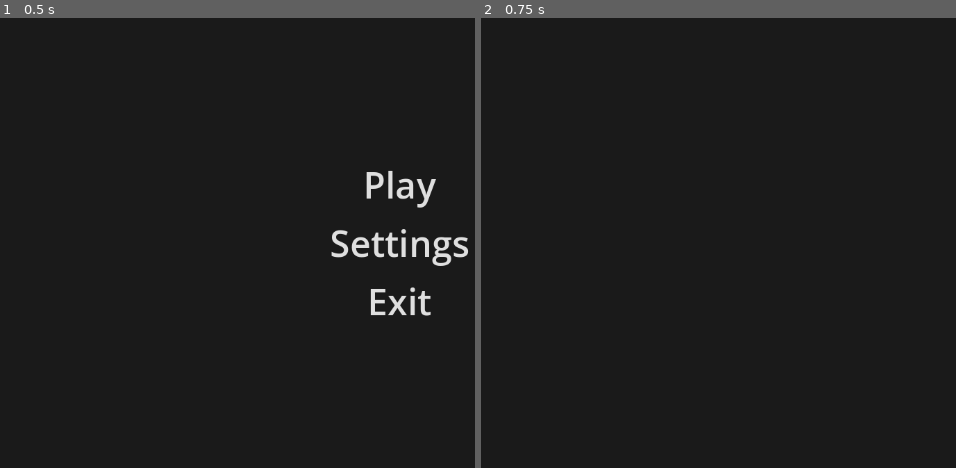
Above: before the commit, frames 1-2 (left to right).
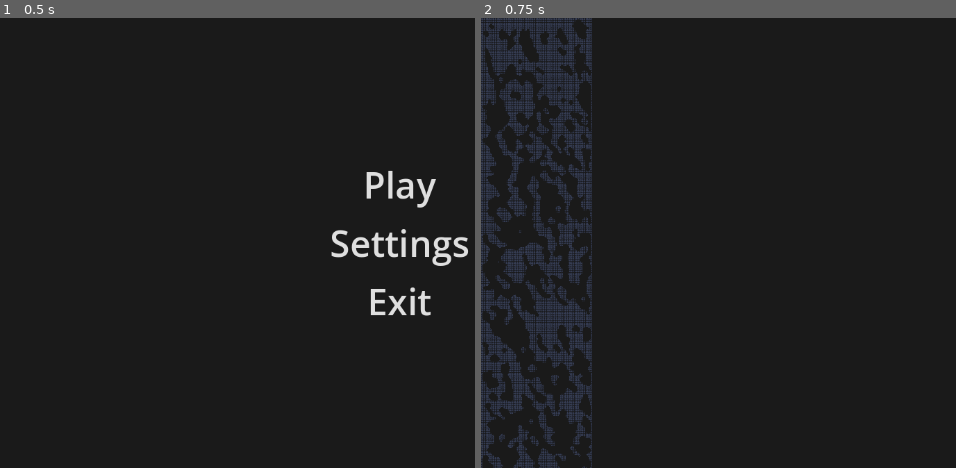
Above: after the commit, the same moments.

Repository: Ahumayed/wild-jam-81
Game: Godot game, scene res://scenes/main_menu.tscn
Same seed, same stepped clock (60 frames per second), same inputs: the game is played once before the commit and once after it. The engine's default icon, where the game draws it, is replaced by a stand-in: a white triangle on a blue panel in a dark square.
Inputs:
- Up to frame 1 (0.5 s): no input
- Up to frame 2 (0.75 s): click "Play" at 0.5 s

Frame 1 is identical in both runs. In frame 2, 8.3% of the frame differs, in the area x 0-24%, y 0-100%.

Commit message:
cave gen

Diff:
--- a/scenes/test.tscn
+++ b/scenes/test.tscn
@@ -1,9 +1,92 @@
-[gd_scene load_steps=2 format=3 uid="uid://bw04hg3dbjm46"]
+[gd_scene load_steps=6 format=3 uid="uid://bw04hg3dbjm46"]
 
 [ext_resource type="Script" uid="uid://b0f1gdlj1f55x" path="res://scripts/cave_generation/cave_generator.gd" id="1_errlg"]
+[ext_resource type="Texture2D" uid="uid://clgwpg842p0qf" path="res://icon.svg" id="1_iyx0m"]
+[ext_resource type="Script" uid="uid://bapwa4yp3pqcq" path="res://scripts/cave_generation/cave_tilemap.gd" id="2_bl13t"]
+
+[sub_resource type="TileSetAtlasSource" id="TileSetAtlasSource_74lek"]
+texture = ExtResource("1_iyx0m")
+0:0/0 = 0
+1:0/0 = 0
+2:0/0 = 0
+3:0/0 = 0
+4:0/0 = 0
+5:0/0 = 0
+6:0/0 = 0
+7:0/0 = 0
+0:1/0 = 0
+1:1/0 = 0
+2:1/0 = 0
+3:1/0 = 0
+4:1/0 = 0
+5:1/0 = 0
+6:1/0 = 0
+7:1/0 = 0
+0:2/0 = 0
+1:2/0 = 0
+2:2/0 = 0
+3:2/0 = 0
+4:2/0 = 0
+5:2/0 = 0
+6:2/0 = 0
+7:2/0 = 0
+0:3/0 = 0
+1:3/0 = 0
+2:3/0 = 0
+3:3/0 = 0
+4:3/0 = 0
+5:3/0 = 0
+6:3/0 = 0
+7:3/0 = 0
+0:4/0 = 0
+1:4/0 = 0
+2:4/0 = 0
+3:4/0 = 0
+4:4/0 = 0
+5:4/0 = 0
+6:4/0 = 0
+7:4/0 = 0
+0:5/0 = 0
+1:5/0 = 0
+2:5/0 = 0
+3:5/0 = 0
+4:5/0 = 0
+5:5/0 = 0
+6:5/0 = 0
+7:5/0 = 0
+0:6/0 = 0
+1:6/0 = 0
+2:6/0 = 0
+3:6/0 = 0
+4:6/0 = 0
+5:6/0 = 0
+6:6/0 = 0
+7:6/0 = 0
+0:7/0 = 0
+1:7/0 = 0
+2:7/0 = 0
+3:7/0 = 0
+4:7/0 = 0
+5:7/0 = 0
+6:7/0 = 0
+7:7/0 = 0
+
+[sub_resource type="TileSet" id="TileSet_bl13t"]
+sources/1 = SubResource("TileSetAtlasSource_74lek")
 
 [node name="Test" type="Node2D"]
 
-[node name="CaveGenerator" type="Node2D" parent="."]
+[node name="CaveTileMap" type="TileMapLayer" parent="."]
+tile_set = SubResource("TileSet_bl13t")
+script = ExtResource("2_bl13t")
+metadata/_custom_type_script = "uid://bapwa4yp3pqcq"
+
+[node name="CaveGenerator" type="Node2D" parent="CaveTileMap"]
 script = ExtResource("1_errlg")
+cave_size = Vector2i(100, 500)
+wall_probability = 50
 metadata/_custom_type_script = "uid://b0f1gdlj1f55x"
+
+[node name="Camera2D" type="Camera2D" parent="."]
+anchor_mode = 0
+zoom = Vector2(0.1, 0.1)
--- a/scripts/cave_generation/cave_generator.gd
+++ b/scripts/cave_generation/cave_generator.gd
@@ -2,10 +2,19 @@
 extends Node2D
 
 @export var cave_size := Vector2i(100, 100)
-@export var cave_room_count: int = 10
-@export var bridge_rooms := true
-@export var room_size_min: int = 50
-@export var room_size_max: int = 200
+@export var iteration_count := 5
+@export var wall_probability: int = 40
+
+const DIRECTIONS = [
+	Vector2i.RIGHT,
+	Vector2i.LEFT,
+	Vector2i.UP,
+	Vector2i.DOWN,
+	Vector2i(1, 1),
+	Vector2i(-1, 1),
+	Vector2i(1, -1),
+	Vector2i(-1, -1)
+]
 
 func _ready() -> void:
 	randomize()
@@ -14,31 +23,79 @@
 	var rng := RandomNumberGenerator.new()
 	rng.seed = gen_seed if gen_seed != -1 else randi_range(0, 2_147_483_646)
 
-	var cave := Cave.new()
+	var cave := Cave.new(cave_size)
 
-	for _i in range(cave_room_count):
-		var room := _generate_room(
-			Vector2i(
-				randi_range(0, cave_size.x),
-				randi_range(0, cave_size.y)
-			),
-			rng
-		)
-		var dst: float = room.center.distance_to(Vector2i.ZERO)
-		cave.rooms.append(room, dst)
+	_random_fill(cave, rng)
+	_apply_cellular_automata(cave)
 
 	return cave
 
-func _generate_room(pos: Vector2, rng: RandomNumberGenerator) -> Room:
-	var room := Room.new(pos)
-	return room
+func _random_fill(cave: Cave, rng: RandomNumberGenerator) -> void:
+	for y: int in range(cave.size.y):
+		for x: int in range(cave.size.x):
+			var n := rng.randi_range(0, 99)
+
+			if n < wall_probability:
+				cave.walls[Vector2i(x, y)] = true
+			else:
+				cave.walls[Vector2i(x, y)] = false
+
+func _apply_cellular_automata(cave: Cave) -> void:
+	for i in range(iteration_count):
+		for y in range(cave.size.y):
+			for x in range(cave.size.x):
+				var pos := Vector2i(x, y)
+
+				if pos.x == 0 or pos.y == 0 or pos.x == cave.size.x - 1 or pos.y == cave.size.y - 1:
+					cave.walls[pos] = true
+					continue
+
+				var wall_count: int = _get_wall_count(cave.walls, pos)
+				var nearby_wall_count := _get_nearby_wall_count(cave, pos)
+
+				if wall_count >= 5 or nearby_wall_count <= 2:
+					cave.walls[pos] = true
+				else:
+					cave.walls[pos] = false
+
+				wall_count = _get_wall_count(cave.walls, pos)
+
+				if wall_count >= 5:
+					cave.walls[pos] = true
+				else:
+					cave.walls[pos] = false
+
+func _get_wall_count(walls: Dictionary[Vector2i, bool], pos: Vector2i) -> int:
+	var count: int = 0
+
+	for y in range(pos.y - 1, pos.y + 2):
+		for x in range(pos.x - 1, pos.x + 2):
+			var neighbor := Vector2i(x, y)
+
+			if walls[neighbor]:
+				count += 1
+
+	return count
+
+func _get_nearby_wall_count(cave: Cave, pos: Vector2i) -> int:
+	var count: int = 0
+
+	for y in range(pos.y - 2, pos.y + 3):
+		for x in range(pos.x - 2, pos.x + 3):
+			var neighbor := Vector2i(x, y)
+
+			if x < 0 or y < 0 or y >= cave.size.y or x >= cave.size.x:
+				continue
+
+			if cave.walls[neighbor]:
+				count += 1
+
+	return count
 
 class Cave:
-	var rooms: PriorityList
-	var bridges: Array[Vector2i]
+	var walls: Dictionary[Vector2i, bool]
+	var size: Vector2i
 
-	func _init() -> void:
-		rooms = PriorityList.new(func(a: float, b: float):
-			return a < b
-		)
-		bridges = []
+	func _init(_size: Vector2i) -> void:
+		size = _size
+		walls = {}
--- /dev/null
+++ b/scripts/cave_generation/cave_tilemap.gd
@@ -0,0 +1,18 @@
+class_name CaveTileMap
+extends TileMapLayer
+
+@export var cave_tile_atlas_coords: Vector2i
+
+@onready var cave_generator: CaveGenerator = $CaveGenerator
+
+func _ready() -> void:
+	var cave := cave_generator.generate_cave()
+
+	for y in range(cave.size.y):
+		for x in range(cave.size.x):
+			var pos := Vector2i(x, y)
+
+			var is_wall: bool = cave.walls[pos]
+
+			if is_wall:
+				set_cell(pos, 1, cave_tile_atlas_coords)
--- a/scripts/util/priority_list.gd
+++ b/scripts/util/priority_list.gd
@@ -17,6 +17,9 @@
 # cant use 'get' because its a native godot function :(
 func find(i: int):
 	return _heap[i].value
+
+func size() -> int:
+	return _heap.size()
 
 func _cascade_up(i: int) -> void:
 	if i == 0:
Not shown, added: scripts/cave_generation/cave_tilemap.gd.uid
